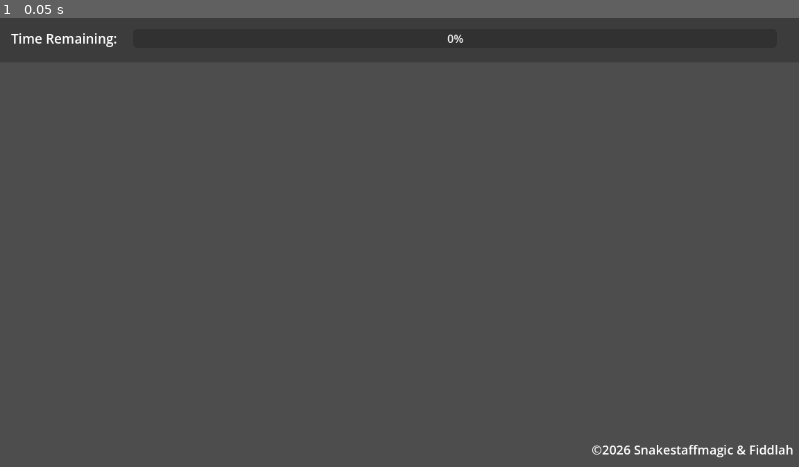
Above: before the commit, frame 1.
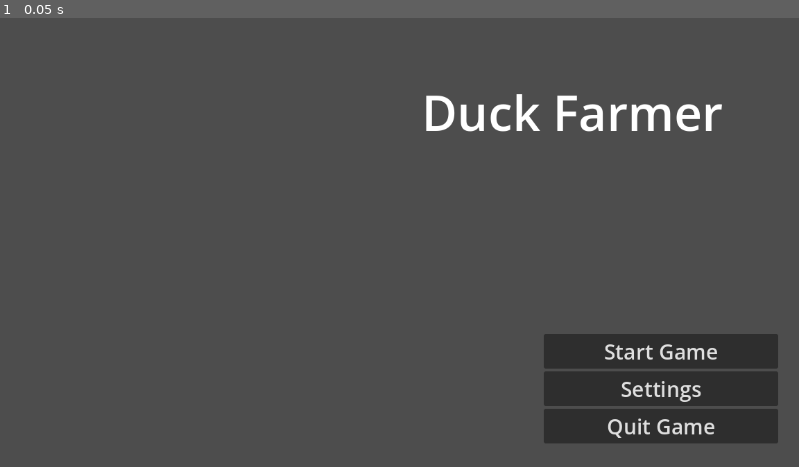
Above: after the commit, the same moment.

Repository: NoneApplicableGames/Duck-Farmer
Game: Godot game, scene res://Scenes/main.tscn
Two runs of this game, one before a commit and one after it. Both use one fixed random seed, a clock stepped at 60 frames per second and the inputs below.
Inputs:
- Up to frame 1 (0.05 s): no input

The runs differ from the first frame. In frame 1, 11% of the frame differs, in the area x 1-100%, y 2-98%.

Commit message:
Scene Switcher Start

Diff:
--- a/Scenes/UI/ingame_ui_layers.tscn
+++ b/Scenes/UI/ingame_ui_layers.tscn
@@ -3,8 +3,12 @@
 [ext_resource type="PackedScene" uid="uid://bg4lavu73bmuc" path="res://Scenes/UI/hud_UI.tscn" id="1_7jyxg"]
 [ext_resource type="PackedScene" uid="uid://cw8h86e47fenm" path="res://Scenes/water_mark.tscn" id="2_24j7v"]
 
-[node name="UILayers" type="CanvasLayer" unique_id=1151801287]
+[node name="IngameUILayers" type="Control" unique_id=1350109766]
+layout_mode = 3
+anchors_preset = 0
 
 [node name="HUD" parent="." unique_id=1741543565 instance=ExtResource("1_7jyxg")]
+layout_mode = 1
 
 [node name="WaterMark" parent="." unique_id=930443363 instance=ExtResource("2_24j7v")]
+layout_mode = 1
--- a/Scenes/UI/title_screen.tscn
+++ b/Scenes/UI/start_menu.tscn
@@ -37,10 +37,10 @@
 anchor_top = 0.5
 anchor_right = 1.0
 anchor_bottom = 0.5
-offset_left = -336.0
-offset_top = 148.0
-offset_right = 2.0
-offset_bottom = 306.0
+offset_left = -368.0
+offset_top = 132.0
+offset_right = -30.0
+offset_bottom = 290.0
 grow_horizontal = 0
 grow_vertical = 2
 
@@ -57,3 +57,5 @@
 text = "Quit Game"
 
 [connection signal="pressed" from="VBoxContainer/StartGameButton" to="." method="_on_start_game_button_pressed"]
+[connection signal="pressed" from="VBoxContainer/SettingsButton" to="." method="_on_settings_button_pressed"]
+[connection signal="pressed" from="VBoxContainer/QuitButton" to="." method="_on_quit_button_pressed"]
--- a/Scenes/main.tscn
+++ b/Scenes/main.tscn
@@ -1,9 +1,9 @@
 [gd_scene format=3 uid="uid://0kl3am0yki0j"]
 
 [ext_resource type="Script" uid="uid://c4vlmyfbkccbx" path="res://Scripts/main.gd" id="1_kry3j"]
-[ext_resource type="PackedScene" uid="uid://cxjwwifu5p7ib" path="res://Scenes/UI/ingame_ui_layers.tscn" id="4_jjvhh"]
 
 [node name="Main" type="Node2D" unique_id=575048488]
 script = ExtResource("1_kry3j")
 
-[node name="UILayers" parent="." unique_id=1151801287 instance=ExtResource("4_jjvhh")]
+[node name="UILayer" type="CanvasLayer" parent="." unique_id=1735311626]
+unique_name_in_owner = true
--- a/Scripts/Menus/title_screen.gd
+++ b/Scripts/Menus/title_screen.gd
@@ -1,7 +1,14 @@
 class_name title_screen
 extends Control
 
-
+func _ready() -> void:
+	pass
 
 func _on_start_game_button_pressed() -> void:
 	pass # Replace with function body.
+
+func _on_settings_button_pressed() -> void:
+	pass # Replace with function body.
+
+func _on_quit_button_pressed() -> void:
+	get_tree().quit()
--- a/Scripts/main.gd
+++ b/Scripts/main.gd
@@ -3,10 +3,19 @@
 class_name main
 extends Node2D
 
+enum GAME_STATES {START_MENU, DEBUG_LEVEL}
+
 signal change_game_scene(new_scene : PackedScene)
+signal change_game_state(new_state : GAME_STATES)
 
-@export_category("Menus")
+# game scenes
 
-@export_category("Levels")
+var start_menu := preload("res://Scenes/UI/start_menu.tscn").instantiate()
+var settings_menu := preload("res://Scenes/UI/settings_menu.tscn").instantiate()
+var ingame_ui := preload("res://Scenes/UI/ingame_ui_layers.tscn").instantiate()
+var debug_level := preload("res://Scenes/Levels/debug_level.tscn").instantiate()
+var player := preload("res://Scenes/player_character.tscn").instantiate()
+var farm_house := preload("res://Scenes/Levels/farm_house.tscn").instantiate()
 
-@export_category("Actors")
+func _ready() -> void:
+	%UILayer.add_child(start_menu)
